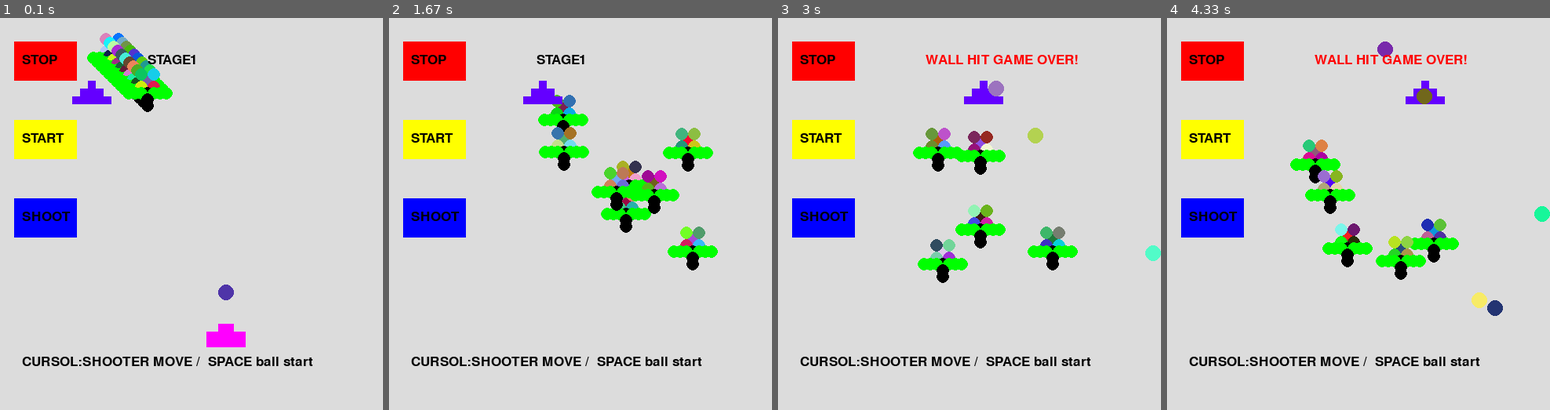
Above: before the commit, frames 1-4 (left to right).
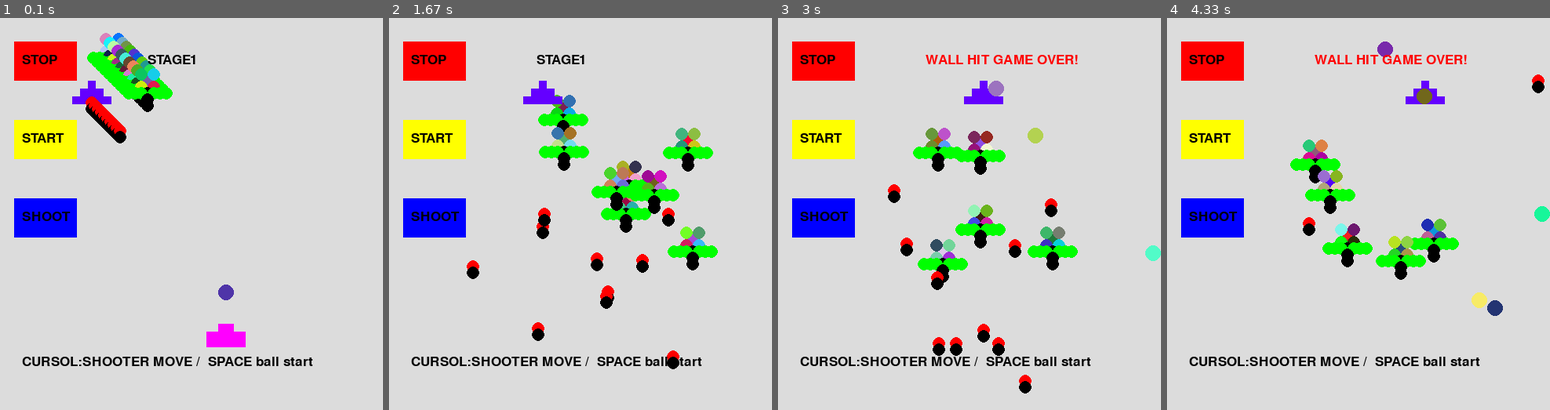
Above: after the commit, the same moments.

Repository: snc29654/pygame
Game: pygame game, started from invador_scenario.py
Two runs of this game, one before a commit and one after it. Both use one fixed random seed, a clock stepped at 60 frames per second and the inputs below.
Inputs:
- Up to frame 1 (0.1 s): no input
- Up to frame 2 (1.67 s): hold Right 0.33-0.8 s; hold Right 0.83-1.3 s; tap Space at 0.9, 1.2, 1.4 s; hold Left from 1.33 s (still down)
- Up to frame 3 (3 s): tap Space at 1.7, 1.97, 2.27, 2.4, 2.7 s; release Left at 1.87 s; hold Left 1.9-2.3 s; hold Right 2.33-2.97 s
- Up to frame 4 (4.33 s): hold Left 3-3.47 s; tap Space at 3.07, 3.37, 3.57, 3.87, 4.07 s; hold Right 3.5-3.97 s; hold Right from 4 s (still down)

The runs differ from the first frame. In frame 1, 0.6% of the frame differs, in the area x 22-33%, y 20-32%; in frame 2, 1.1%; in frame 3, 1.3%, in the area x 28-73%, y 42-96%; in frame 4, 0.3%.

Commit message:
dummyを追加

Diff:
--- a/invador_scenario.py
+++ b/invador_scenario.py
@@ -45,6 +45,8 @@
         self.yk=[0,1,2,3,4,5,6,7,8,9]
         self.x=[0,1,2,3,4,5,6,7,8,9]
         self.y=[0,1,2,3,4,5,6,7,8,9]
+        self.dummy_x=[0,1,2,3,4,5,6,7,8,9]
+        self.dummy_y=[0,1,2,3,4,5,6,7,8,9]
         self.xkstate=[0,1,2,3,4,5,6,7,8,9]
         self.ykstate=[0,1,2,3,4,5,6,7,8,9]
         self.scenario_state=0
@@ -56,11 +58,17 @@
             self.yk[i]=30
             self.x[i]=150
             self.y[i]=30
+            self.dummy_x[i]=150
+            self.dummy_y[i]=100
             self.xkstate[i]=0
             self.ykstate[i]=0
             self.xstate[i]=0
             self.ystate[i]=0
             self.hit[i]=0
+            self.dummy_x[i]=self.x_wall
+            self.dummy_y[i]=self.y_wall
+
+
     def main(self):
 
         self.game_loop()
@@ -130,6 +138,11 @@
                 pass
 
 
+    def make_dummy(self):
+        for i in range(TARGET_COUNT):
+            pygame.draw.circle(self.main_surface, (255,0,0), (self.dummy_x[i]+25, self.dummy_y[i]), self.target_size)
+            pygame.draw.circle(self.main_surface, (0,0,0), (self.dummy_x[i]+25, self.dummy_y[i]+8), self.target_size)
+
 
     def make_gun(self):
         pygame.draw.rect(self.main_surface, (255,0,255), (self.x3-10, self.y3-10,20,20))
@@ -161,6 +174,20 @@
                 self.y[i] -= (1 +i)
                 if(self.y[i]<150):
                     self.ystate[i]=0
+
+    def dummy_move(self):
+        for i in range(TARGET_COUNT):
+            if(self.xstate[i]==0):
+                self.dummy_x[i] += (1 +i)
+            if(self.xstate[i]==1):
+                self.dummy_x[i] -= (1 +i)
+
+
+            if(self.ystate[i]==0):
+                self.dummy_y[i] += (2+ i)
+            if(self.ystate[i]==1):
+                self.dummy_y[i] -= (2+ i )
+
 
     def wall_move(self):
         if(self.xwall_state ==0):
@@ -296,6 +323,10 @@
             #大砲
             self.make_gun()
 
+            self.make_dummy()
+            self.dummy_move()
+
+
 
             self.main_surface.blit(text1, (40, 45))
             self.main_surface.blit(text2, (40,145))
